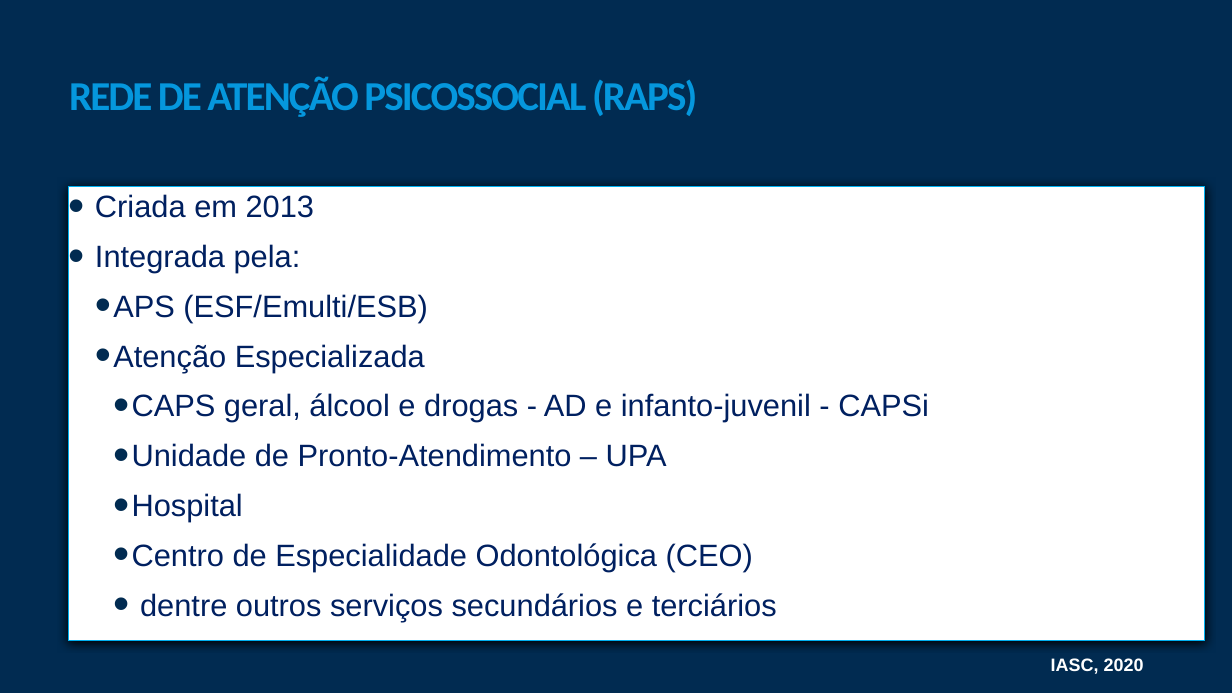
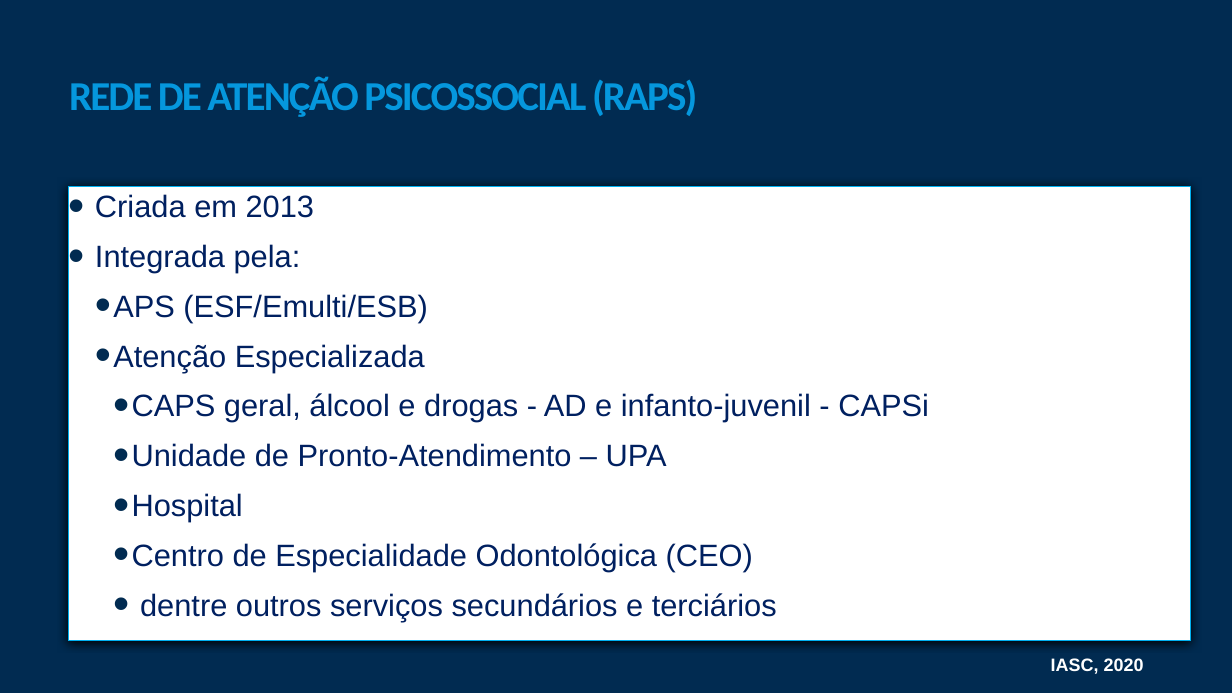
Before and after one commit to marfontenele2/MeusCursos, a slide deck: slide 4 of CursoSaúdeMental/2-Territorialização.pptx (slide 5 before the commit). Drawn at 1232x693 pixels with LibreOffice and Linux fonts; fonts in the diff are those of the drawing; background and template pictures are left out. Boxes give left, top, right and bottom in pixels: in the first picture for what was removed or moved away, otherwise in the second. Text is boxed around its words. In the diff, an @@ line names an element or a change of style, - is before the commit and + after.

```diff
--- a/CursoSaúdeMental/2-Territorialização.pptx
+++ b/CursoSaúdeMental/2-Territorialização.pptx
@@ text "Criada em 2013": place and size @@
-text "Criada em 2013" at (68,187,1205,640)
+text "Criada em 2013" at (68,187,1191,640)
```
Also in this commit, not shown: 1 other slide changed, 1 slide added, 1 slide removed, 2 other files.
